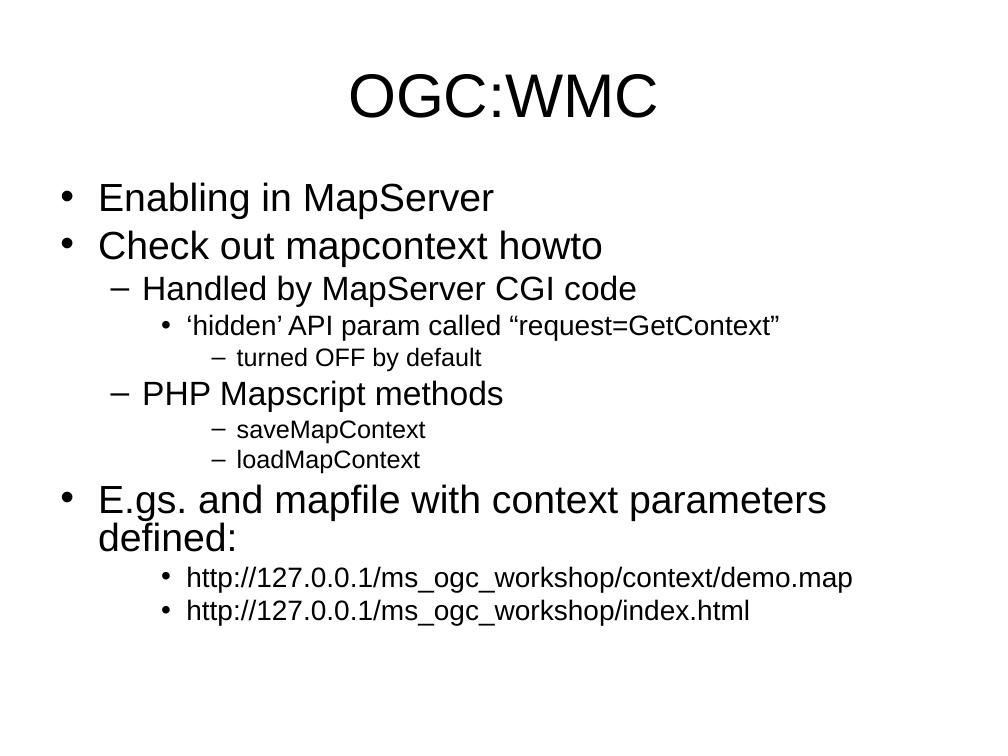
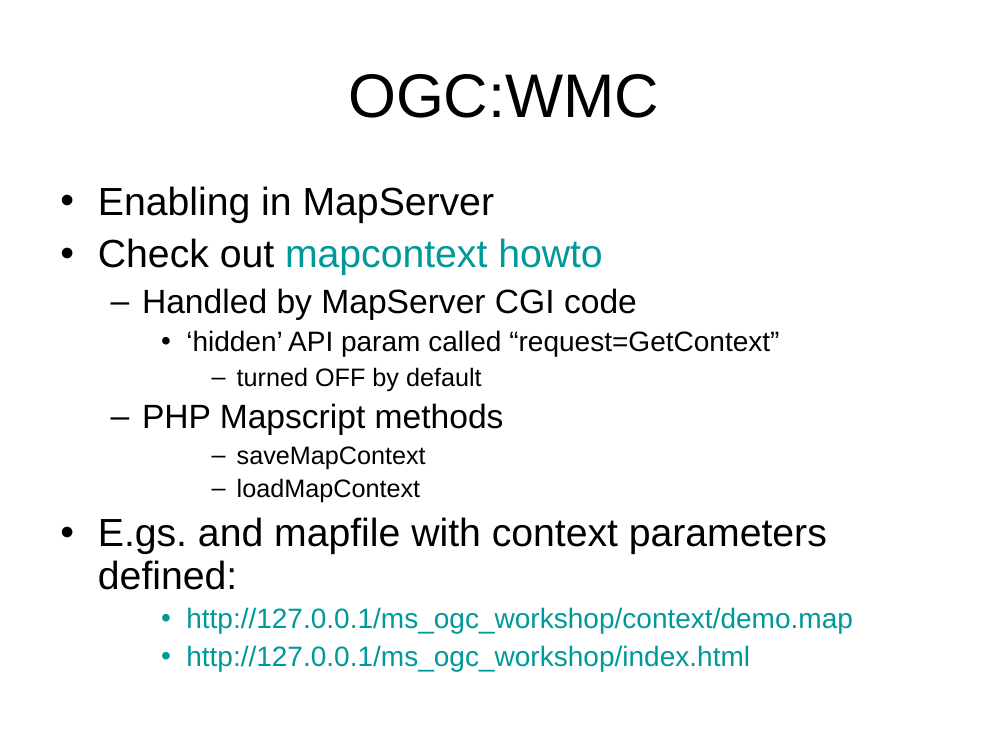
Before and after one commit to MapServer/ms-ogc-workshop, a slide deck: slide 82 of doc/ms_ogc_workshop.ppt (slide 80 before the commit). Drawn at 1008x756 pixels with LibreOffice and Linux fonts; fonts in the diff are those of the drawing. Boxes give left, top, right and bottom in pixels: in the first picture for what was removed or moved away, otherwise in the second. Text is boxed around its words. In the diff, an @@ line names an element or a change of style, - is before the commit and + after.

```diff
--- a/doc/ms_ogc_workshop.ppt
+++ b/doc/ms_ogc_workshop.ppt
@@ text "Enabling in MapServer" at (98, 186, 853, 671): text colour #000000 to #009999 in "mapcontext howto", "http://127.0.0.1/ms_ogc_workshop/context/demo.map", "http://127.0.0.1/ms_ogc_workshop/index.html"; indent changed; line spacing 0.8 to 0.9; bullet colour #000000 to #009999 @@
```
Also in this commit, not shown: 82 other slides changed, 3 slides added.
